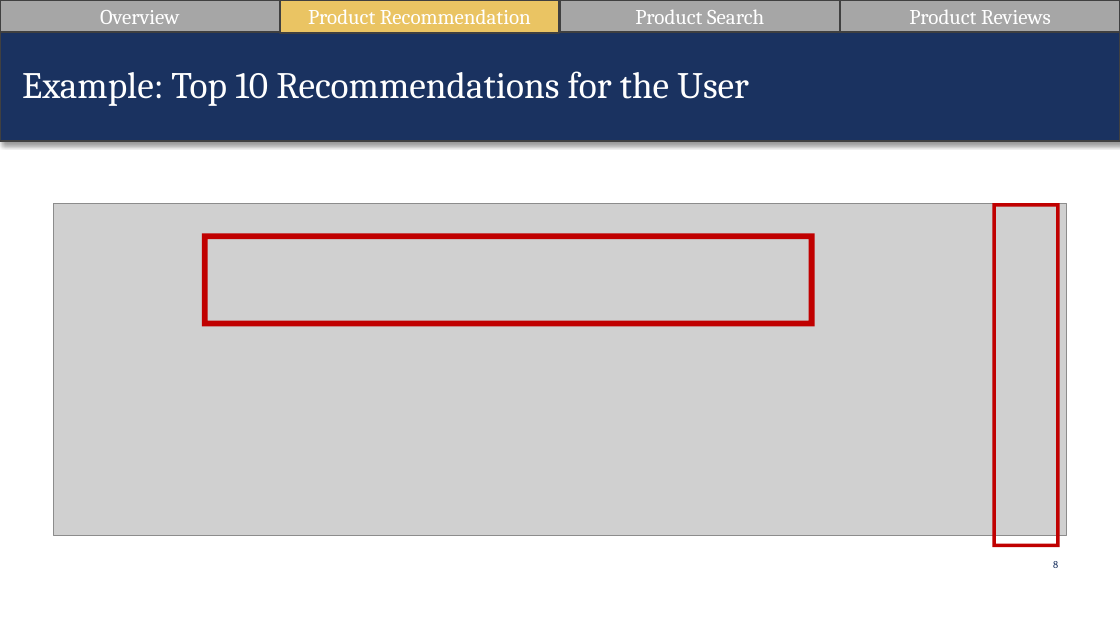
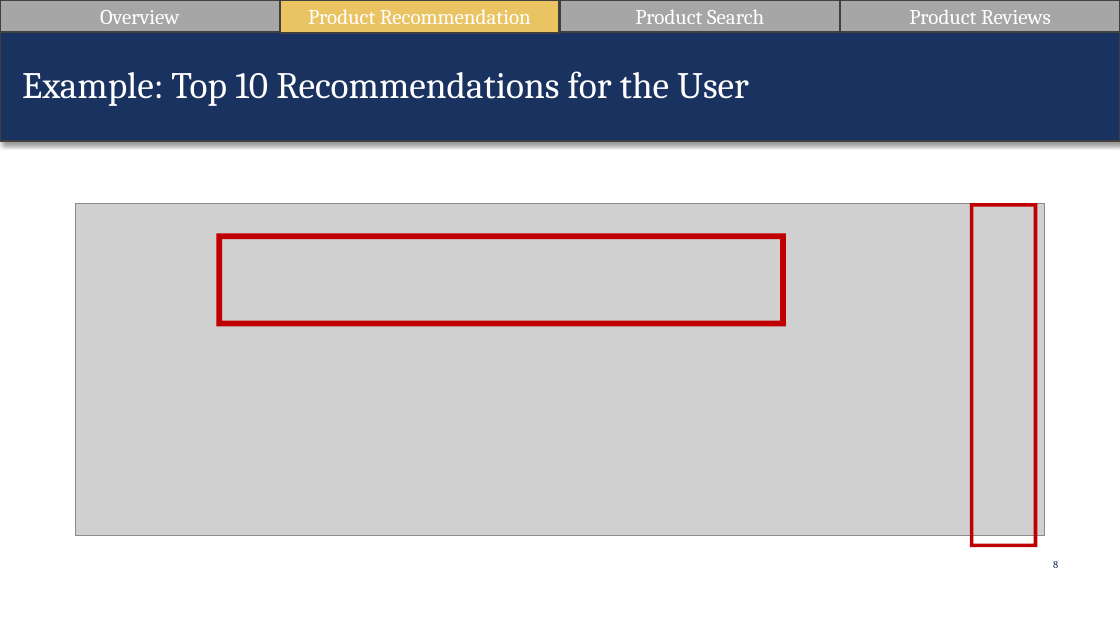
Before and after one commit to suesuyeonlim/final_project, a slide deck: slide 8 of Presentation.pptx. Drawn at 1120x630 pixels with LibreOffice and Linux fonts; fonts in the diff are those of the drawing; grey boxes stand for pictures. Boxes give left, top, right and bottom in pixels: in the first picture for what was removed or moved away, otherwise in the second. Text is boxed around its words. In the diff, an @@ line names an element or a change of style, - is before the commit and + after.

```diff
--- a/Presentation.pptx
+++ b/Presentation.pptx
@@ picture: place and size @@
-picture at <box>54,203,1067,536</box>
+picture at <box>76,203,1044,534</box>
@@ frame: place and size @@
-frame at <box>992,203,1060,548</box>
+frame at <box>970,203,1038,548</box>
@@ frame: place and size @@
-frame at <box>202,234,814,327</box>
+frame at <box>216,234,786,327</box>
```
Also in this commit, not shown: 1 other file.
